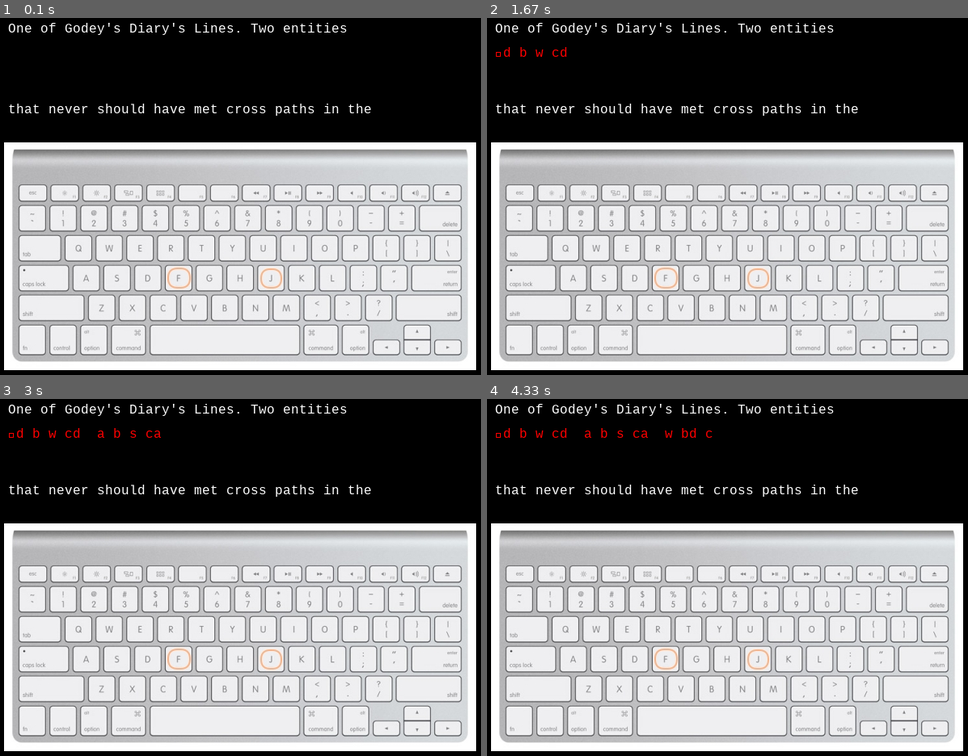
Above: before the commit, frames 1-4 (two rows, left to right).
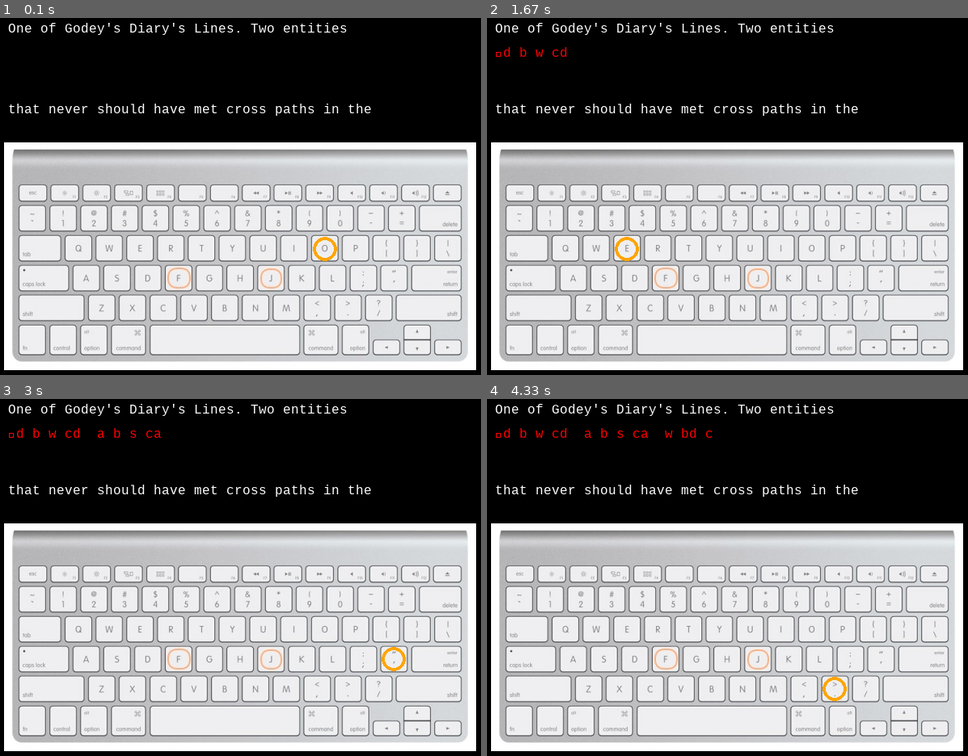
Above: after the commit, the same moments.

Repository: litdream/TypingGym
Game: pygame game, started from module_3.py
The game is run twice, just before and just after one commit, with the same random seed, the same clock (stepped at 60 frames per second) and the same inputs.
Inputs:
- Up to frame 1 (0.1 s): no input
- Up to frame 2 (1.67 s): tap Enter at 0.33 s; hold D 0.67-1.13 s; tap Space at 0.73, 1.03, 1.23, 1.57 s; tap B at 0.82 s; hold W 1.17-1.47 s; tap C at 1.32 s; hold D from 1.5 s (still down)
- Up to frame 3 (3 s): tap Space at 1.87, 2.07, 2.37, 2.63, 2.97 s; release D at 1.97 s; hold A 2-2.53 s; tap B at 2.15 s; hold S 2.57-2.87 s; tap C at 2.72 s; hold A from 2.9 s (still down)
- Up to frame 4 (4.33 s): tap Space at 3.27, 3.4, 3.8, 4.1 s; release A at 3.3 s; hold W 3.33-3.7 s; tap B at 3.48 s; hold D from 3.73 s (still down); tap C at 3.88 s

The runs differ from the first frame. In frame 1, 0.1% of the frame differs, in the area x 65-71%, y 61-69%; in frame 2, 0.1%; in frame 3, 0.1%; in frame 4, 0.1%.

Commit message:
Linux fix, with key indicate.

Diff:
--- a/keyboard.py
+++ b/keyboard.py
@@ -22,10 +22,12 @@
         location = load_location_file()
 
     try:
+        punch = punch.lower()
         loc = location[punch]
         pygame.draw.circle(screen, color, loc, 15, 4)
     except KeyError:
-        pass
+        if punch == ' ':
+            pygame.draw.circle(screen, color, (280,545), 15, 4)
 
 def finger_indicate(screen, color, punch):
     def _triangle(offset, fill=False):
--- a/module_3.py
+++ b/module_3.py
@@ -55,7 +55,7 @@
 def get_xoffset():
     if 'freemono' in pygame.font.get_fonts():
         # linux
-        return font_size/2
+        return font_size/2 + 2
     elif 'menlo' in pygame.font.get_fonts():
         # apple
         return font_size/2 + 2
@@ -138,6 +138,11 @@
 
     while not done:
         screen.fill(BLACK)
+        allSprites.update()
+        allSprites.draw(screen)
+        key_indicate(screen, ORANGE, cur_line[idx])
+        render_userinput( cur_line, user )
+
         #
         # Event handle
         #
@@ -181,9 +186,6 @@
                         user.append(pressed_key)
                         leave_key = pressed_key
                     idx += 1
-        allSprites.update()
-        allSprites.draw(screen)
-        render_userinput( cur_line, user )
 
         if cur_line == ''.join(user):
             # Scrolling
